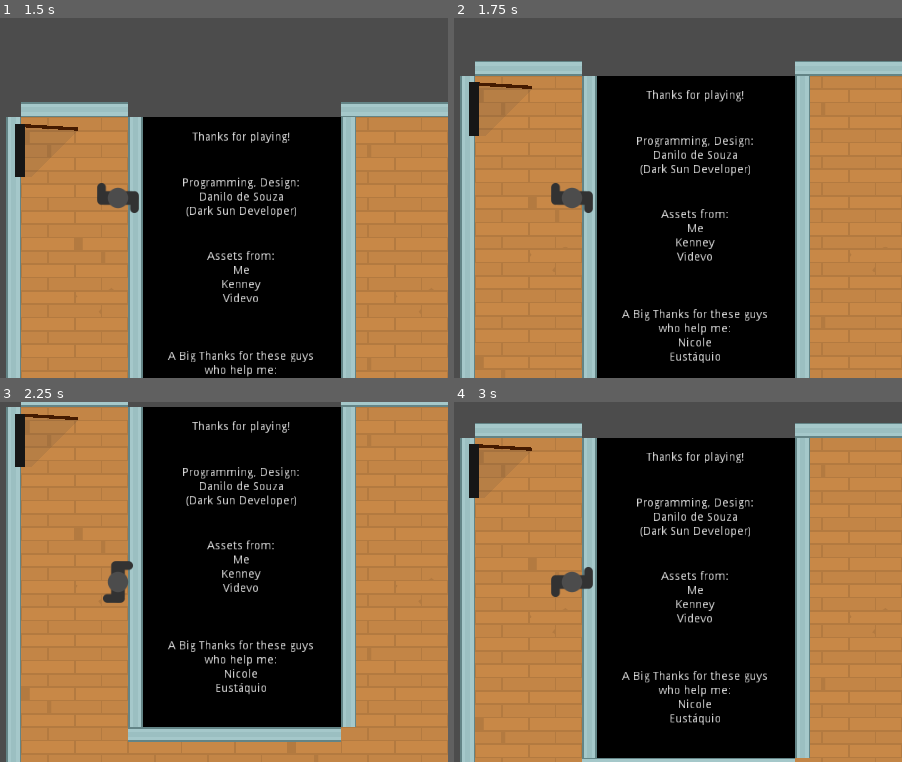
Above: before the commit, frames 1-4 (two rows, left to right).
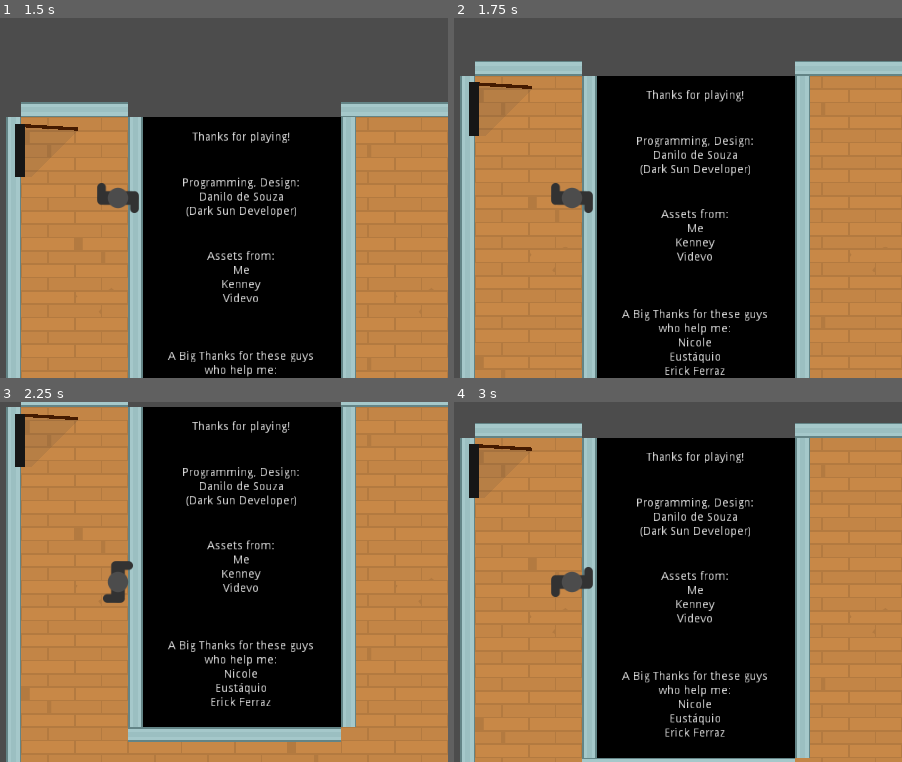
Above: after the commit, the same moments.

Repository: DanniloSN/diamond-thief
Game: Godot game, scene res://scenes/stages/Stage8.tscn
Same seed, same stepped clock (60 frames per second), same inputs: the game is played once before the commit and once after it. This scene is started directly instead of the project's main scene.
Inputs:
- Up to frame 1 (1.5 s): tap Enter at 0.5 s; hold Right (ui_right) 0.53-1.28 s; tap Space (ui_select) at 0.77 s; hold Down (ui_down) from 1.28 s (still down)
- Up to frame 2 (1.75 s): keep holding Down (ui_down); tap Space (ui_select) at 1.52 s
- Up to frame 3 (2.25 s): release Down (ui_down) at 2.03 s; hold Right (ui_right) from 2.03 s (still down)
- Up to frame 4 (3 s): release Right (ui_right) at 2.78 s; hold Up (ui_up) from 2.78 s (still down)

Frame 1 is identical in both runs. In frame 2, 0.1% of the frame differs, in the area x 47-61%, y 96-100%; in frame 3, 0.1%; in frame 4, 0.1%, in the area x 47-61%, y 90-94%.

Commit message:
Project name altered and a thanks to Erick Ferraz

Diff:
--- a/project.godot
+++ b/project.godot
@@ -10,7 +10,7 @@
 
 [application]
 
-config/name="Mini Jam 97"
+config/name="Diamond Thief"
 run/main_scene="res://scenes/Main.tscn"
 config/icon="res://icon.png"
 
--- a/scenes/stages/Stage8.tscn
+++ b/scenes/stages/Stage8.tscn
@@ -73,7 +73,8 @@
 text = "A Big Thanks for these guys
 who help me:
 Nicole
-Eustáquio"
+Eustáquio
+Erick Ferraz"
 align = 1
 valign = 1
 __meta__ = {
Not shown, changed: export_presets.cfg
